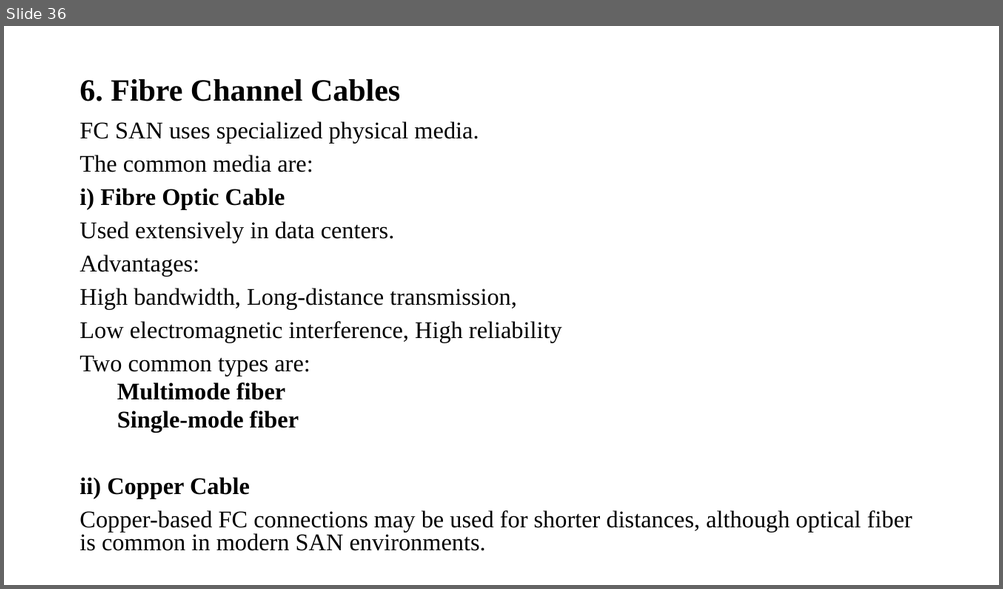
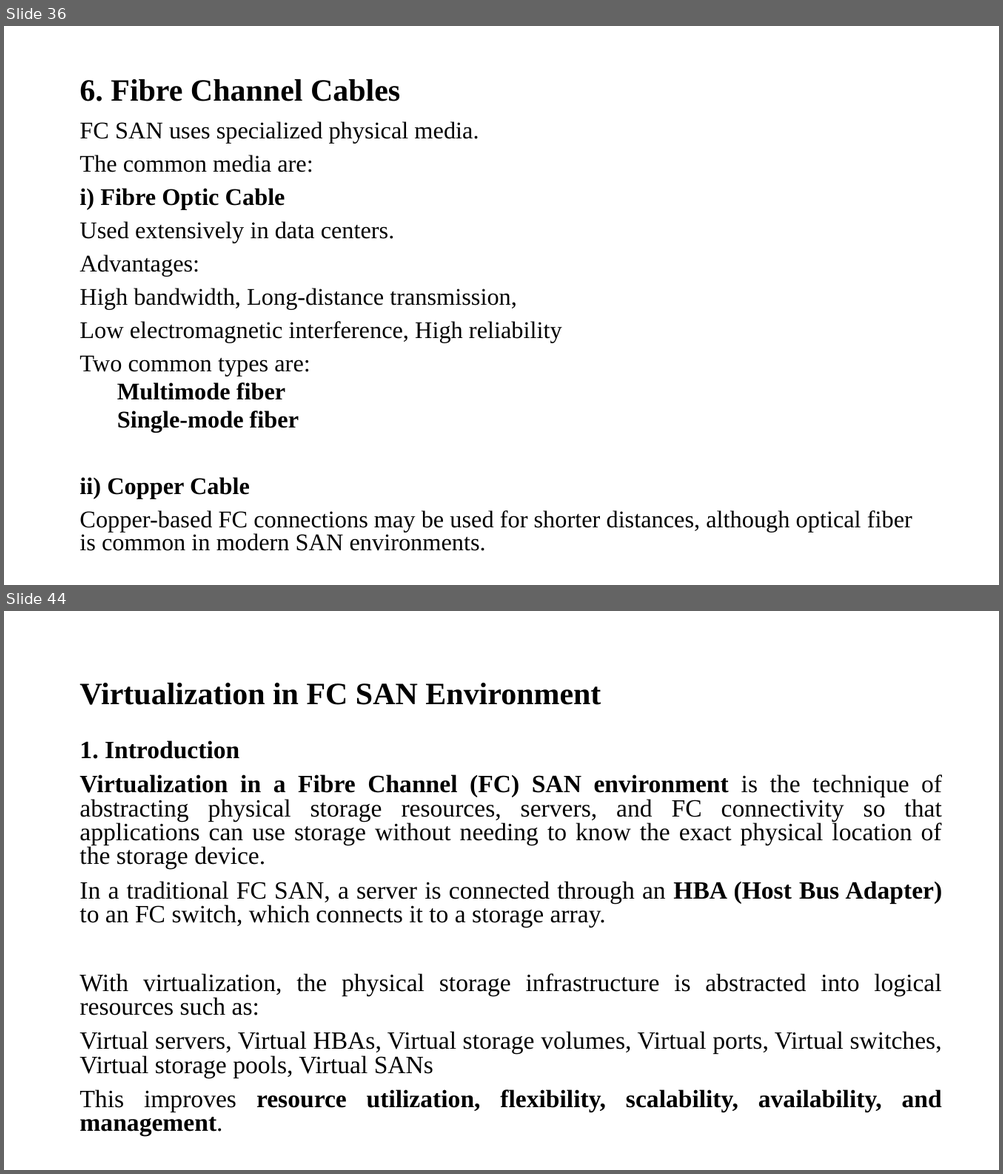
Before and after one commit to kittyboy06/Clg, a slide deck: 5th Sem/Storage Tech/UNIT 3.pptx. Shown one above the other, each under a label of ours: slide 36 before the commit, slides 36 and 44 after it; the slides between them are not shown. The pictures are 1003x589 and 1003x1174 pixels, drawn with LibreOffice and Linux fonts; fonts in the diff are those of the drawing. Boxes give left, top, right and bottom in pixels: in the first picture for what was removed or moved away, otherwise in the second. Text is boxed around its words. In the diff, an @@ line names an element or a change of style, - is before the commit and + after.

```diff
--- a/5th Sem/Storage Tech/UNIT 3.pptx
+++ b/5th Sem/Storage Tech/UNIT 3.pptx
@@ slide 44 added at (4,611,999,1170), background #FFFFFF @@
@@ title added at (79,683,600,705), 30 pt, text #000000, bold @@
+Virtualization in FC SAN Environment
@@ text added at (79,741,942,1136), 24.1 pt, text #000000 @@
+1. Introduction
+Virtualization in a Fibre Channel (FC) SAN environment is the technique of abstracting physical storage resources, servers, and FC connectivity so that applications can use storage without needing to know the exact physical location of the storage device.
+In a traditional FC SAN, a server is connected through an HBA (Host Bus Adapter) to an FC switch, which connects it to a storage array.
+With virtualization, the physical storage infrastructure is abstracted into logical resources such as:
+Virtual servers, Virtual HBAs, Virtual storage volumes, Virtual ports, Virtual switches, Virtual storage pools, Virtual SANs
+This improves resource utilization, flexibility, scalability, availability, and management.
```
Also in this commit, not shown: 12 slides changed, 46 other slides added, 21 other files.
